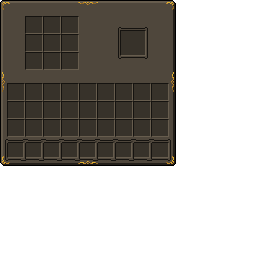
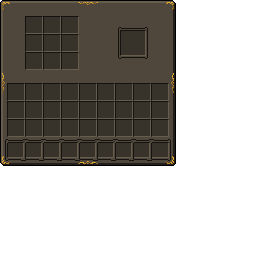
Layers edited between the first and the second (256, 256) image:
removed layer "background" over (2, 72, 174, 93)
renamed "slot_large_border.png" to "te_background.png", painted on it over (2, 72, 174, 93)
